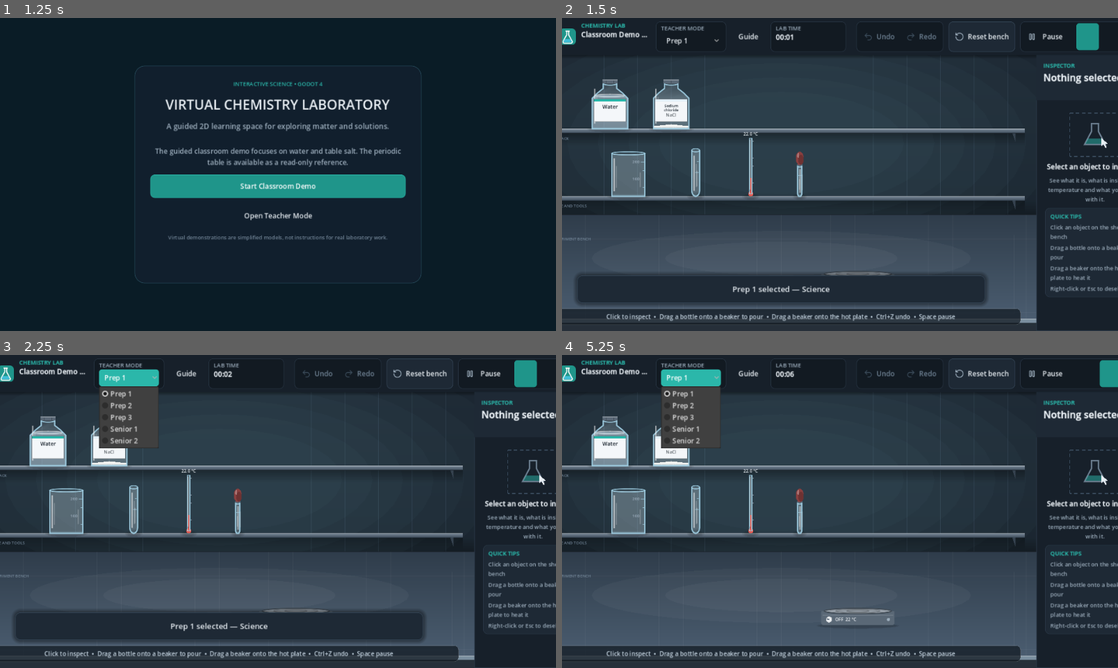
Above: before the commit, frames 1-4 (two rows, left to right).
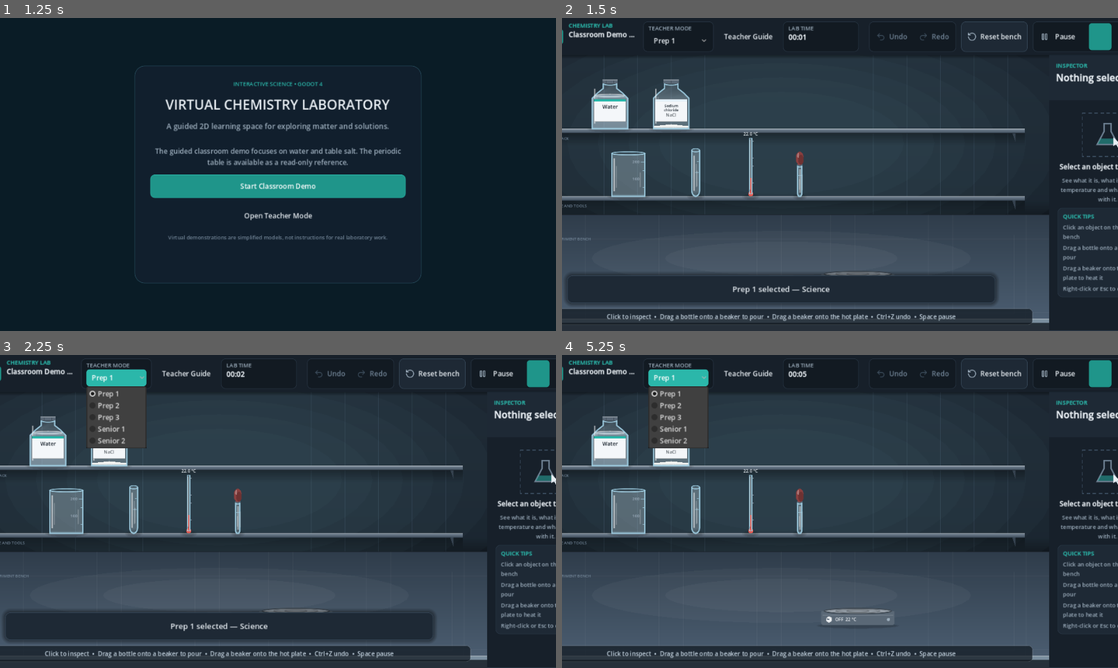
Above: after the commit, the same moments.

Repository: KareemMohammadeen/chemistry-lab-2d
Game: Godot game, scene res://scenes/main.tscn
Same seed, same stepped clock (60 frames per second), same inputs: the game is played once before the commit and once after it.
Inputs (mouse positions are in pixels of both pictures, inside the frame that each line leads up to):
- Up to frame 1 (1.25 s): click "Guide" (after the commit: "Teacher Guide") at 0.5 s
- Up to frame 2 (1.5 s): click "Start Classroom Demo" at 1.25 s
- Up to frame 3 (2.25 s): click "Prep 1" at 2 s
- Up to frame 4 (5.25 s): click (1090, 373) at 2.77 s; click (1101, 373) at 3.52 s; click (1112, 373) at 4.27 s; click "Prep 1" at 5 s

Frame 1 is identical in both runs. In frame 2, 4.8% of the frame differs, in the area x 0-100%, y 1-98%; in frame 3, 5.8%; in frame 4, 5.4%.

Commit message:
Complete teacher demo and presentation flow: scripts/ui/lab_interface.gd

Diff:
--- a/scripts/ui/lab_interface.gd
+++ b/scripts/ui/lab_interface.gd
@@ -243,10 +243,10 @@
 	var grade_chip := grade_selector.get_parent().get_parent()
 	var top_row := grade_chip.get_parent()
 	_teacher_guide_button = Button.new()
-	_teacher_guide_button.text = "Guide"
-	_teacher_guide_button.tooltip_text = "Open Teacher Mode guidance, material explanations and trusted sources."
+	_teacher_guide_button.text = "Teacher Guide"
+	_teacher_guide_button.tooltip_text = "Open Teacher Mode: grade previews, material explanations and trusted sources."
 	_teacher_guide_button.theme_type_variation = &"ToolButton"
-	_teacher_guide_button.custom_minimum_size = Vector2(78.0, 40.0)
+	_teacher_guide_button.custom_minimum_size = Vector2(116.0, 40.0)
 	_teacher_guide_button.focus_mode = Control.FOCUS_NONE
 	_teacher_guide_button.pressed.connect(_open_teacher_guide)
 	top_row.add_child(_teacher_guide_button)
@@ -256,3 +256,11 @@
 func _open_teacher_guide() -> void:
 	if library != null:
 		library.open_learning_guide(_selected_curriculum_profile)
+
+
+## Reveals the teaching Library and opens the grade-aware teacher guide.
+func open_teacher_mode() -> void:
+	_library_user_choice = true
+	library.visible = true
+	library_toggle.set_pressed_no_signal(true)
+	_open_teacher_guide()
